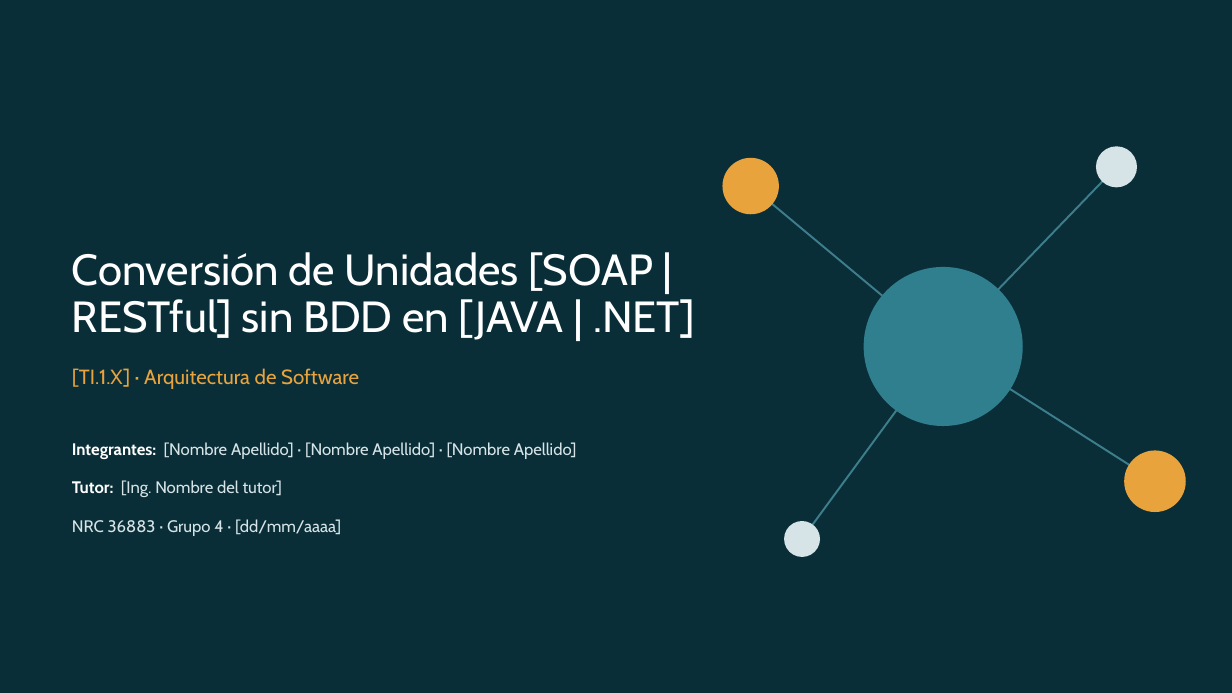
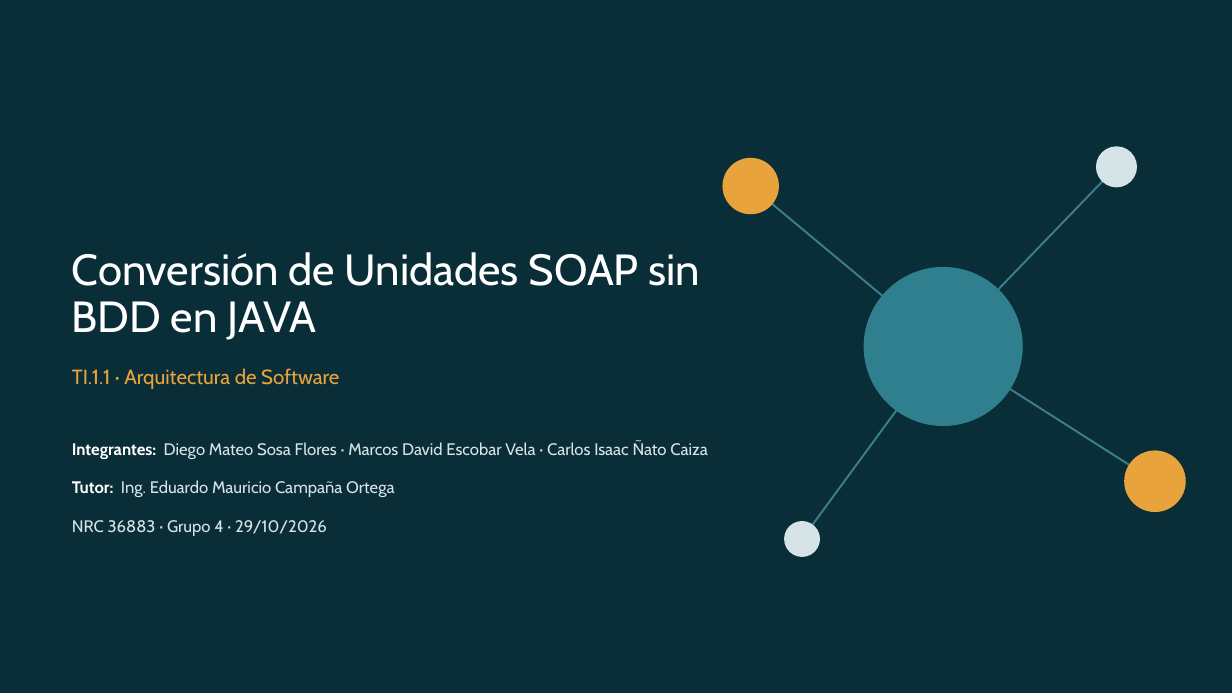
Before and after one commit to IMarcusDev/TI.1.1.-PAO202651_SOAP_JAVA_SINBDD_NRC_36883_GR04, a slide deck: slide 2 of 05. DOCUMENTACION/PRESENTACION TI.1.1. SOAP sin BDD en JAVA GR4.pptx. Drawn at 1232x693 pixels with LibreOffice and Linux fonts; fonts in the diff are those of the drawing. Boxes give left, top, right and bottom in pixels: in the first picture for what was removed or moved away, otherwise in the second. Text is boxed around its words. In the diff, an @@ line names an element or a change of style, - is before the commit and + after.

```diff
--- a/05. DOCUMENTACION/PRESENTACION TI.1.1. SOAP sin BDD en JAVA GR4.pptx
+++ b/05. DOCUMENTACION/PRESENTACION TI.1.1. SOAP sin BDD en JAVA GR4.pptx
@@ title at (x1=72, y1=252, x2=701, y2=340): text changed @@
-Conversión de Unidades [SOAP | RESTful] sin BDD en [JAVA | .NET]
+Conversión de Unidades SOAP sin BDD en JAVA
@@ subtitle at (x1=72, y1=368, x2=339, y2=389): text changed @@
-[TI.1.X] · Arquitectura de Software
+TI.1.1 · Arquitectura de Software
@@ text at (x1=72, y1=441, x2=708, y2=536): text changed @@
-Integrantes: [Nombre Apellido] · [Nombre Apellido] · [Nombre Apellido]
-Tutor: [Ing. Nombre del tutor]
-NRC 36883 · Grupo 4 · [dd/mm/aaaa]
+Integrantes: Diego Mateo Sosa Flores · Marcos David Escobar Vela · Carlos Isaac Ñato Caiza
+Tutor: Ing. Eduardo Mauricio Campaña Ortega
+NRC 36883 · Grupo 4 · 29/10/2026
```
Also in this commit, not shown: 27 other slides changed.
